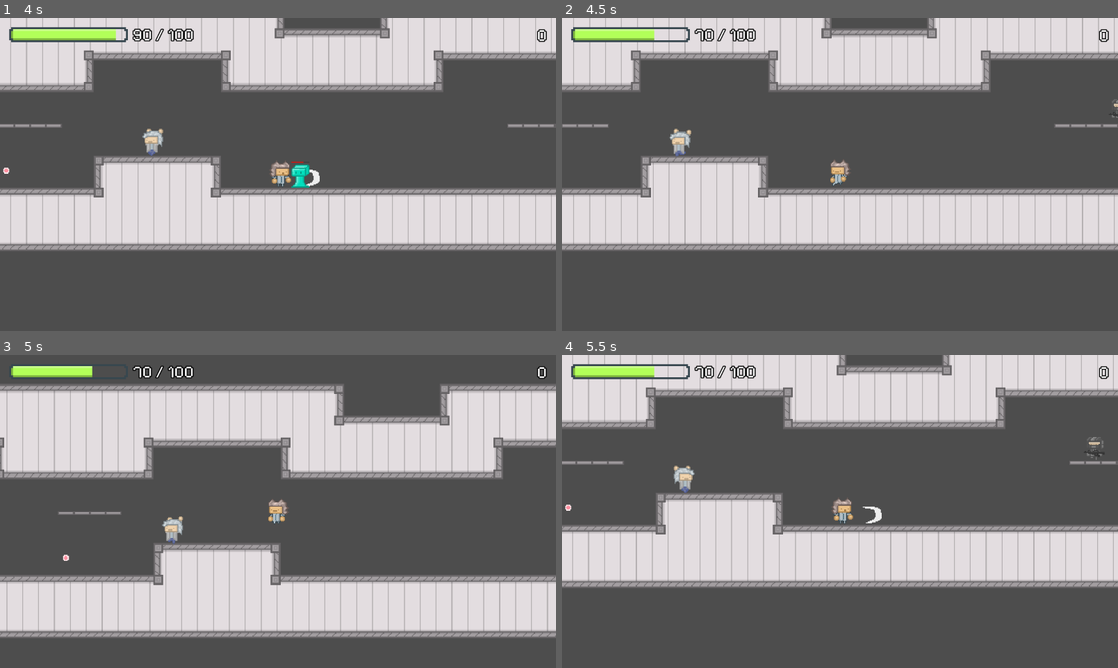
Above: before the commit, frames 1-4 (two rows, left to right).
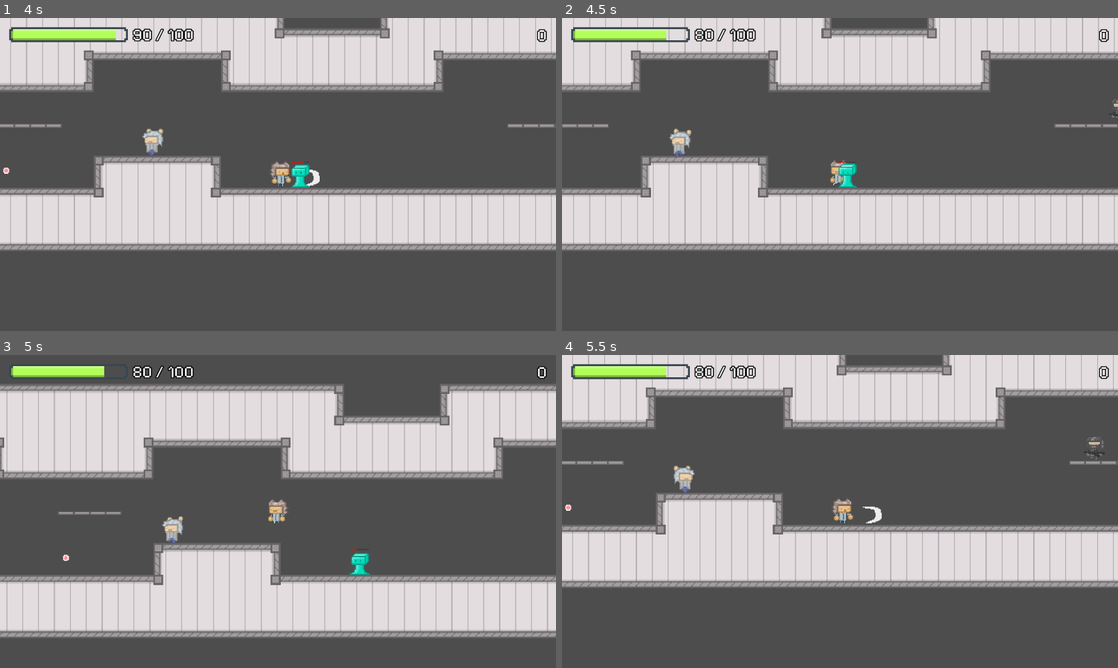
Above: after the commit, the same moments.

Repository: Brian-Magnuson/lab_escape_gd
Game: Godot game, scene res://scenes/level_0.tscn
Same seed, same stepped clock (60 frames per second), same inputs: the game is played once before the commit and once after it.
Inputs (mouse positions are in pixels of both pictures, inside the frame that each line leads up to):
- Up to frame 1 (4 s): move the mouse to (400, 158) at 0.52 s; press the mouse at (400, 158) at 0.53 s; hold D (move_right) 0.53-2.03 s; tap Space (jump) at 0.77, 1.52, 3.02, 3.77 s; move the mouse to (166, 190) at 1.27 s; release the mouse at (166, 190) at 1.28 s; click (166, 190) at 1.35 s; move the mouse to (333, 105) at 2.02 s; press the mouse at (333, 105) at 2.03 s; hold A (move_left) 2.03-2.78 s; move the mouse to (250, 237) at 2.77 s; release the mouse at (250, 237) at 2.78 s; hold D (move_right) from 2.78 s (still down); click (250, 237) at 2.85 s; move the mouse to (444, 221) at 3.52 s; press the mouse at (444, 221) at 3.53 s
- Up to frame 2 (4.5 s): move the mouse to (673, 127) at 4.27 s; release D (move_right) at 4.28 s; release the mouse at (673, 127) at 4.28 s; hold A (move_left) from 4.28 s (still down); click (673, 127) at 4.35 s
- Up to frame 3 (5 s): keep holding A (move_left); tap Space (jump) at 4.52 s
- Up to frame 4 (5.5 s): move the mouse to (867, 511) at 5.02 s; release A (move_left) at 5.03 s; press the mouse at (867, 511) at 5.03 s; hold D (move_right) from 5.03 s (still down)

Frame 1 is identical in both runs. In frame 2, 0.3% of the frame differs, in the area x 16-53%, y 3-55%; in frame 3, 0.3%; in frame 4, 0.1%.

Commit message:
Fix bug related to hurtbox states

Diff:
--- a/scripts/bullet.gd
+++ b/scripts/bullet.gd
@@ -5,5 +5,5 @@
 func _ready() -> void:
 	$Hitbox.set_meta("hit_damage", damage)
 
-func _on_hitbox_body_shape_entered(body_rid: RID, body: Node2D, body_shape_index: int, local_shape_index: int) -> void:
+func _on_hitbox_body_shape_entered(_body_rid: RID, _body: Node2D, _body_shape_index: int, _local_shape_index: int) -> void:
 	queue_free()
--- a/scripts/guard.gd
+++ b/scripts/guard.gd
@@ -28,7 +28,7 @@
 	health = clamp(health - amount, 0, max_health)
 	update_health_bar()
 	$PathFollow2D/IFrameTimer.start()
-	$PathFollow2D/Hurtbox/CollisionShape2D.disabled = true
+	$PathFollow2D/Hurtbox/CollisionShape2D.set_deferred("disabled", true)
 
 	if health == 0.0:
 		queue_free()
@@ -62,6 +62,7 @@
 	if body.is_in_group("player"):
 		speed = 0
 		$PathFollow2D/AnimatedSprite2D.play("shooting")
+		shoot_bullet()
 		$PathFollow2D/ShootTimer.start()
 
 func _on_detection_zone_body_exited(body: Node2D) -> void:
--- a/scripts/jelly.gd
+++ b/scripts/jelly.gd
@@ -15,7 +15,7 @@
 	health = clamp(health - amount, 0, max_health)
 	update_health_bar()
 	$IFrameTimer.start()
-	$Hurtbox/CollisionShape2D.disabled = true
+	$Hurtbox/CollisionShape2D.set_deferred("disabled", true)
 
 	if health == 0.0:
 		queue_free()
--- a/scripts/player.gd
+++ b/scripts/player.gd
@@ -66,7 +66,7 @@
 	health = clamp(health - amount, 0, max_health)
 	health_updated.emit(health, max_health)
 	$IFrameTimer.start()
-	$Hurtbox/CollisionShape2D.disabled = true
+	$Hurtbox/CollisionShape2D.set_deferred("disabled", true)
 
 func _on_hurtbox_area_entered(area: Area2D) -> void:
 	if area.is_in_group("enemy_hitbox"):
--- a/scripts/researcher.gd
+++ b/scripts/researcher.gd
@@ -24,7 +24,7 @@
 	health = clamp(health - amount, 0, max_health)
 	update_health_bar()
 	$PathFollow2D/IFrameTimer.start()
-	$PathFollow2D/Hurtbox/CollisionShape2D.disabled = true
+	$PathFollow2D/Hurtbox/CollisionShape2D.set_deferred("disabled", true)
 
 	if health == 0.0:
 		queue_free()
